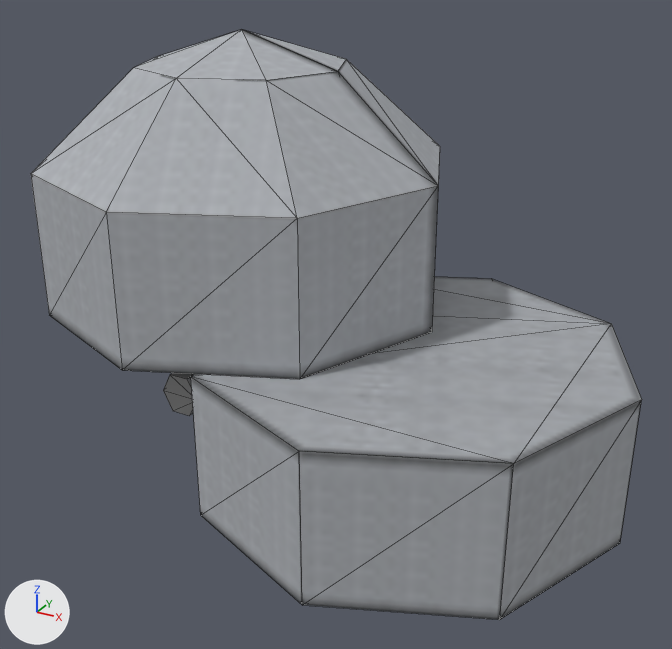
The Blender file advRocketry/src/main/resources/assets/adv_rocketry/models/block/obj/Observatory.blend as it was, and as the next commit left it.
The view is the same before and after, from a 50 mm lens placed at (6.3, -9.22, 5.19), pointed at (1.48, -0.46, 0.81). The axes (+X, +Y, +Z) are drawn at lower left. The lights are the same throughout. The first picture is the older version. Mesh edges are drawn as thin lines.

Names of what the first picture shows: 'Axis', 'Base', 'CasingXMinus', 'CasingXPlus'.
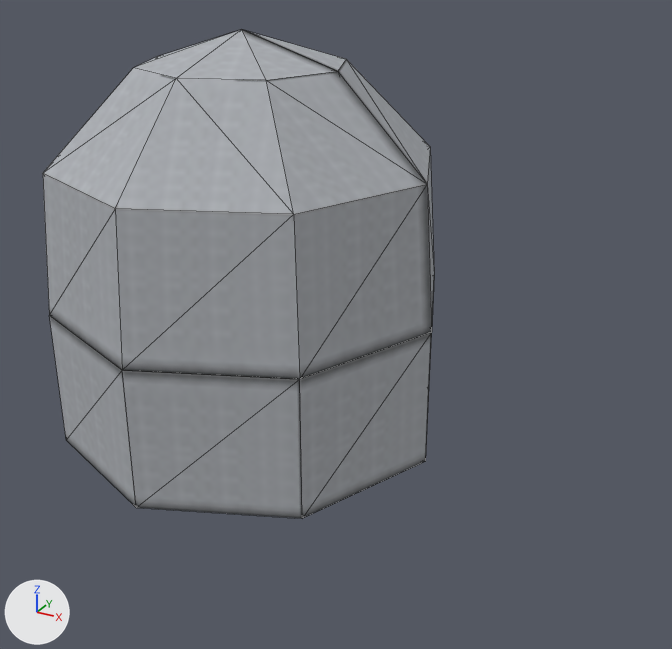
Changed parts and their boxes (x1, y1, x2, y2) in the pictures (672 x 649 px; the box of a moved part takes in the faces that stretch with it):
'Base', moved: before (191, 277, 642, 620); after (49, 315, 432, 518)
'CasingXPlus', reshaped: before (31, 30, 438, 379); after (43, 30, 432, 379)
'CasingXMinus', reshaped: before (244, 30, 440, 185); after (244, 30, 434, 322)
part 2 of me_casingxminus, moved or reshaped: before (343, 62, 440, 185); after (343, 62, 434, 322)
part 3 of me_casingxplus, moved or reshaped: before (31, 69, 438, 379); after (43, 69, 432, 379)

What the commit changed:
me_base is used by ob_base; location (0.0, 0.0, 0.0); rotation (1.571, 0.0, 0.0), in degrees (90, 0, 0).
me_base had 16 vertices, 28 faces and spanned x 0.0..5.0, y -1.01..0.75, z -2.0..3.0.
me_base now has 16 vertices, 28 faces and spans x -2.5..2.5, y -1.01..0.75, z -2.5..2.5.
me_base part 1: the whole mesh is moved by (-2.5, 0.0, -0.5).
me_casingxminus has 16 vertices, 28 faces and spans x -2.5..2.5, y 0.75..3.99, z -2.5..0.0.
me_casingxminus is used by ob_casingxminus; location (0.0, 0.0, 0.0); rotation (1.571, 0.0, 0.0), in degrees (90, 0, 0).
Part 2, on me_casingxminus:
Vertex 1 of me_casingxminus moves from (0.0, 2.49, -2.5) to (0.0, 2.49, -2.37).
Vertex 2 of me_casingxminus moves from (1.77, 2.49, -1.77) at pixel (439, 146) to (1.67, 2.49, -1.67) at pixel (430, 146).
Vertex 4 of me_casingxminus moves from (-1.77, 2.49, -1.77) to (-1.67, 2.49, -1.67).
Vertex 11 of me_casingxminus moves from (2.5, 2.49, 0.0) at pixel (438, 185) to (2.37, 2.49, 0.0) at pixel (427, 184).
Vertex 13 of me_casingxminus moves from (-2.5, 2.49, 0.0) to (-2.37, 2.49, 0.0).
me_casingxplus has 16 vertices, 28 faces and spans x -2.5..2.5, y 0.75..3.99, z 0.0..2.5.
me_casingxplus is used by ob_casingxplus; location (0.0, 0.0, 0.0); rotation (1.571, 0.0, 0.0), in degrees (90, 0, 0).
Part 3, on me_casingxplus:
Vertex 0 of me_casingxplus moves from (1.77, 2.49, 1.77) at pixel (297, 218) to (1.67, 2.49, 1.67) at pixel (293, 214).
Vertex 1 of me_casingxplus moves from (0.0, 2.49, 2.5) at pixel (106, 212) to (0.0, 2.49, 2.37) at pixel (115, 208).
Vertex 3 of me_casingxplus moves from (-1.77, 2.49, 1.77) at pixel (30, 173) to (-1.67, 2.49, 1.67) at pixel (42, 173).
Vertex 11 of me_casingxplus moves from (2.5, 2.49, 0.0) at pixel (438, 185) to (2.37, 2.49, 0.0) at pixel (427, 184).
Vertex 12 of me_casingxplus moves from (-2.5, 2.49, 0.0) to (-2.37, 2.49, 0.0).
